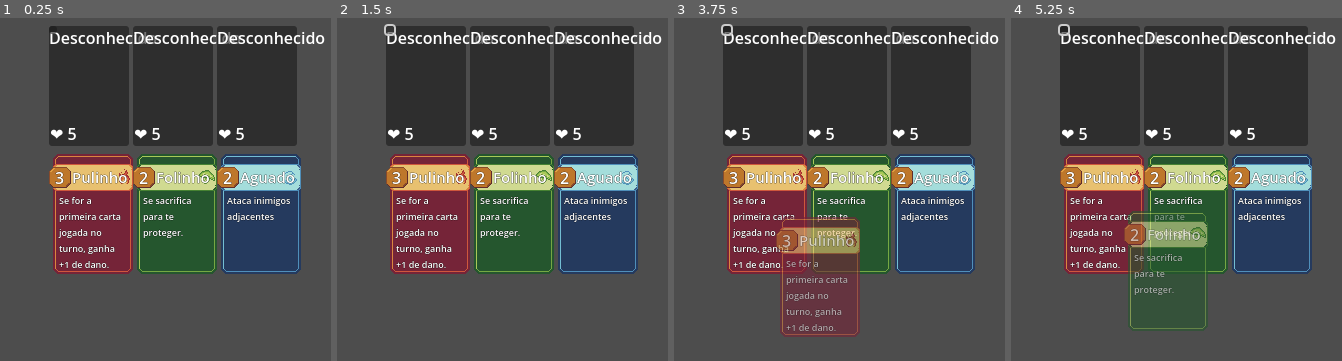
Above: before the commit, frames 1-4 (left to right).
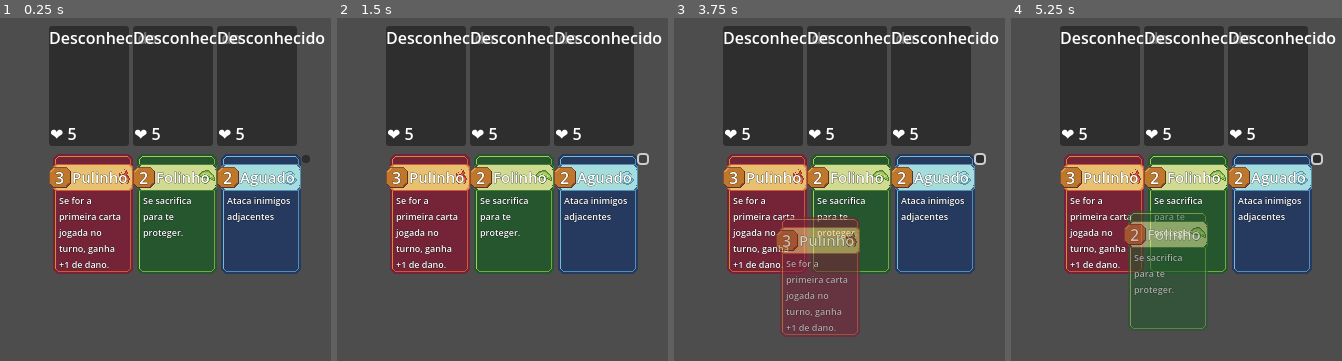
Above: after the commit, the same moments.

Repository: JonathanGoveira/CardGameTemplateGodot
Game: Godot game, scene res://scenes/battle_scene.tscn
Same seed, same stepped clock (60 frames per second), same inputs: the game is played once before the commit and once after it. This scene is started directly instead of the project's main scene.
Inputs (mouse positions are in pixels of both pictures, inside the frame that each line leads up to; where the layout moved, square brackets give the same spot in the first picture):
- Up to frame 1 (0.25 s): no input
- Up to frame 2 (1.5 s): click (641, 158) [389, 28] at 0.5 s; click (641, 158) [389, 28] at 1.25 s
- Up to frame 3 (3.75 s): click (978, 158) [726, 28] at 2 s; tap Enter at 2.75 s; move the mouse to (outside the picture) at 2.77 s; click (outside the picture) at 2.92 s; tap Space at 3.5 s; drag from (743, 199) to (839, 254) at 3.52 s
- Up to frame 4 (5.25 s): move the mouse to (1272, 100) at 4.27 s; click (1272, 100) at 4.42 s; tap Enter at 5 s; drag from (1176, 254) to (1017, 127) at 5.02 s

The runs differ from the first frame. In frame 1, less than 0.1% of the frame differs, in the area x 15-94%, y 4-43%; in frame 2, 0.1%; in frame 3, 0.2%, in the area x 14-95%, y 1-43%; in frame 4, 0.2%.

Commit message:
update start button

Diff:
--- a/cardgametemplate/scenes/battle/board.tscn
+++ b/cardgametemplate/scenes/battle/board.tscn
@@ -51,5 +51,7 @@
 
 [node name="ButtonTurn" type="Button" parent="."]
 layout_mode = 0
-offset_right = 8.0
-offset_bottom = 8.0
+offset_left = 253.0
+offset_top = 129.0
+offset_right = 261.0
+offset_bottom = 137.0
--- a/cardgametemplate/scenes/pre_run_deck_selector.tscn
+++ b/cardgametemplate/scenes/pre_run_deck_selector.tscn
@@ -14,7 +14,7 @@
 grade_container_path = NodePath("PainelPrincipal/GradeCartas")
 carta_selectable_scene = ExtResource("2_divfe")
 label_contador_path = NodePath("PainelPrincipal/LinhaInferior/CartasSelecionadas")
-botao_iniciar_path = NodePath("PainelPrincipal/LinhaInferior/Button")
+botao_iniciar_path = NodePath("PainelPrincipal/LinhaInferior/Start")
 
 [node name="PainelPrincipal" type="VBoxContainer" parent="."]
 layout_mode = 0
@@ -36,6 +36,6 @@
 layout_mode = 2
 text = "Selecionadas: "
 
-[node name="Button" type="Button" parent="PainelPrincipal/LinhaInferior"]
+[node name="Start" type="Button" parent="PainelPrincipal/LinhaInferior"]
 layout_mode = 2
 text = "Iniciar"
